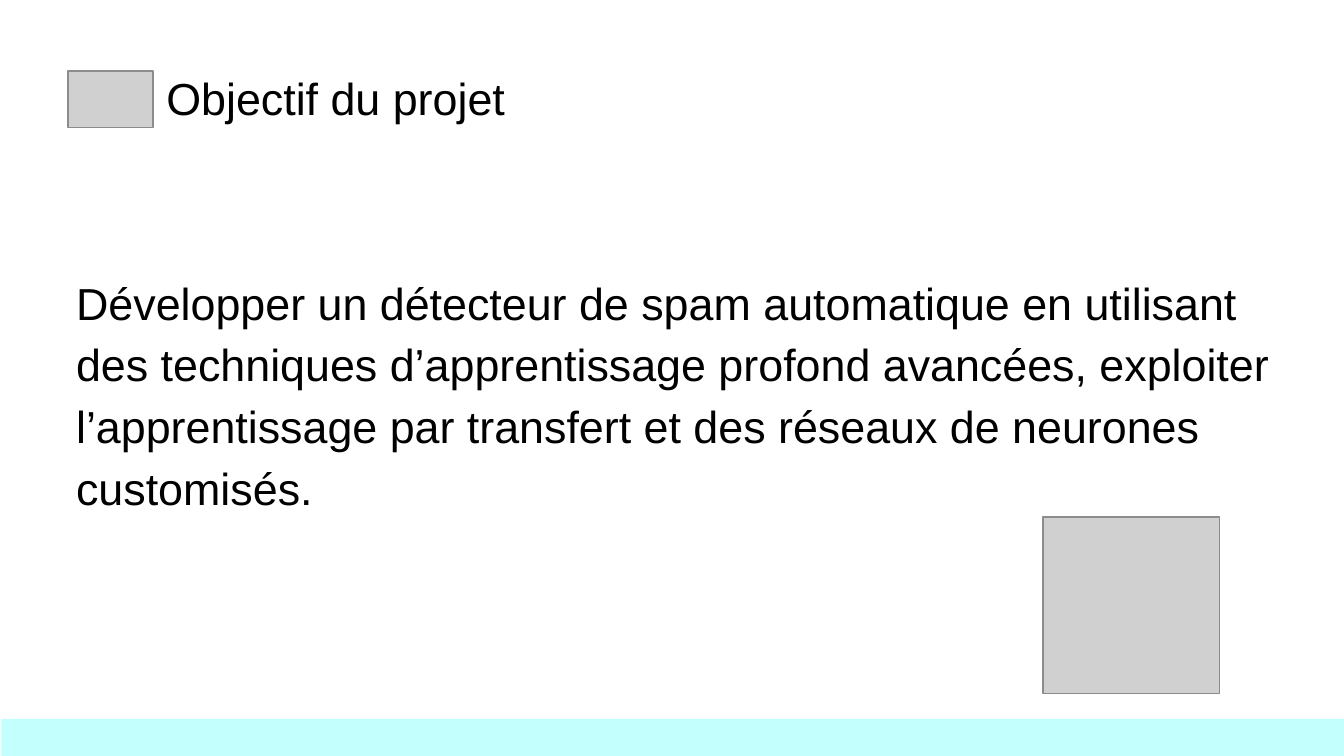
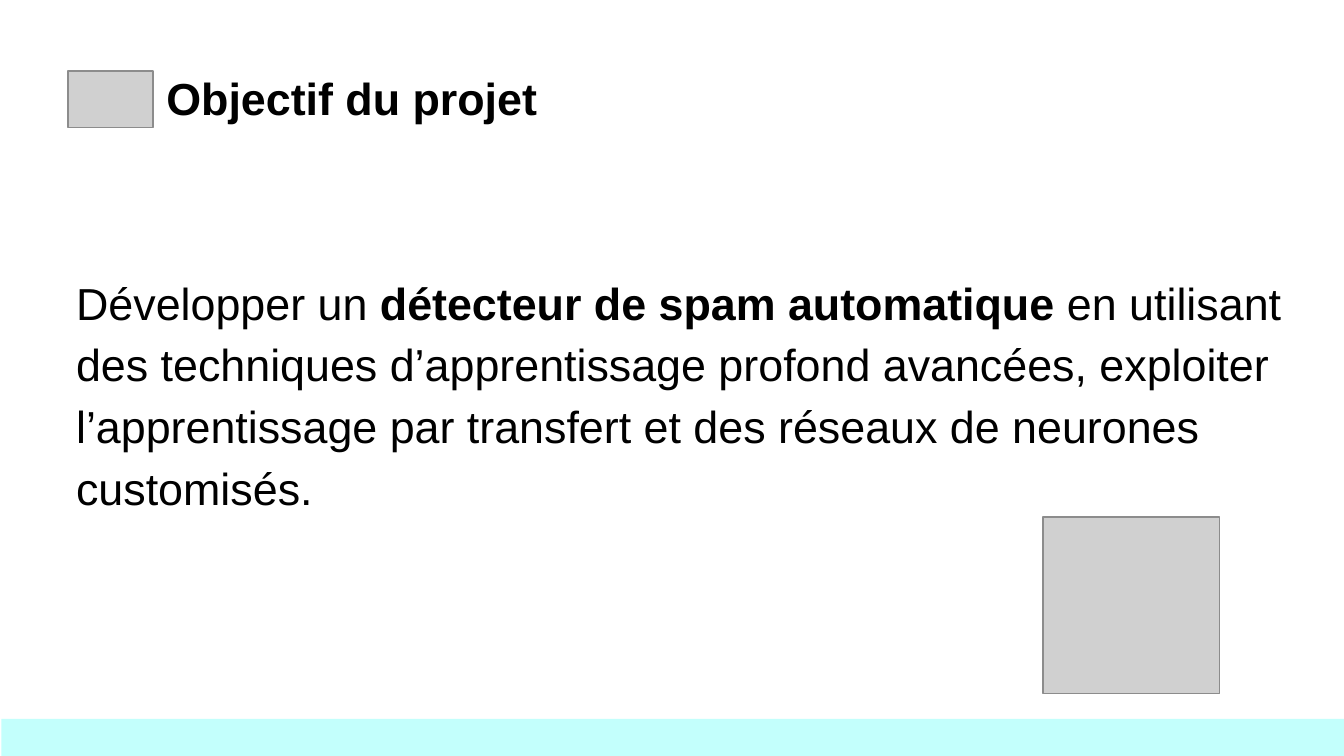
Before and after one commit to AgaHei/Spam-Detector, a slide deck: slide 3 of Project_AT&T_AH.pptx. Drawn at 1344x756 pixels with LibreOffice and Linux fonts; fonts in the diff are those of the drawing; grey boxes stand for pictures. Boxes give left, top, right and bottom in pixels: in the first picture for what was removed or moved away, otherwise in the second. Text is boxed around its words. In the diff, an @@ line names an element or a change of style, - is before the commit and + after.

```diff
--- a/Project_AT&T_AH.pptx
+++ b/Project_AT&T_AH.pptx
@@ title "Objectif du projet" at [166, 82, 537, 124]: bold on @@
@@ text "Développer un détecteur de spam ..." at [76, 287, 1281, 506]: bold on in "détecteur de spam automatique" @@
```
Also in this commit, not shown: 7 other slides changed, 3 slides removed, 1 other file.
